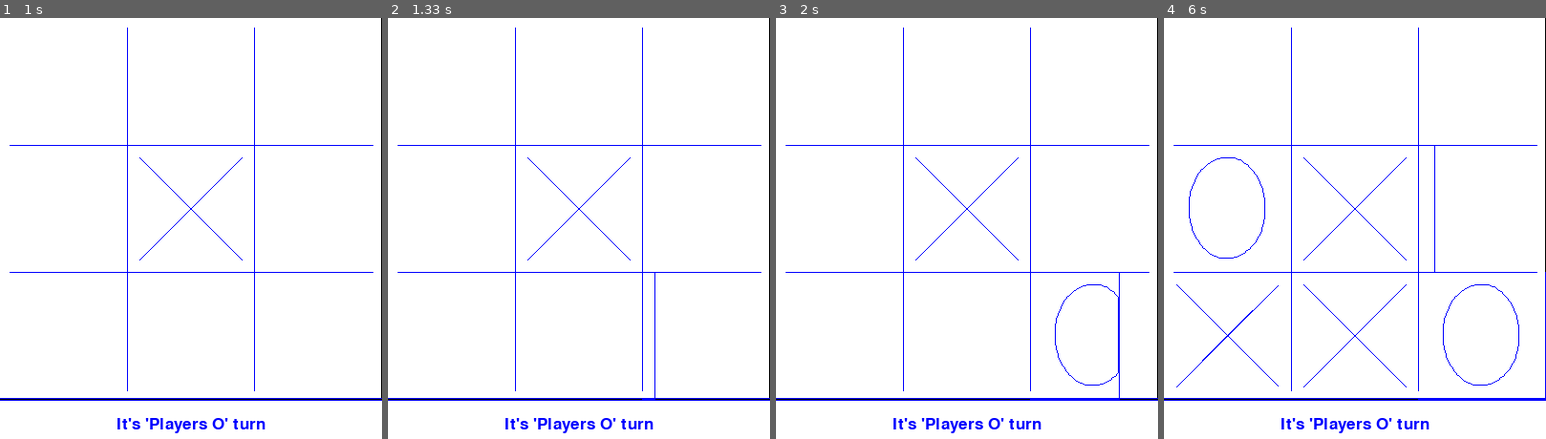
Above: before the commit, frames 1-4 (left to right).
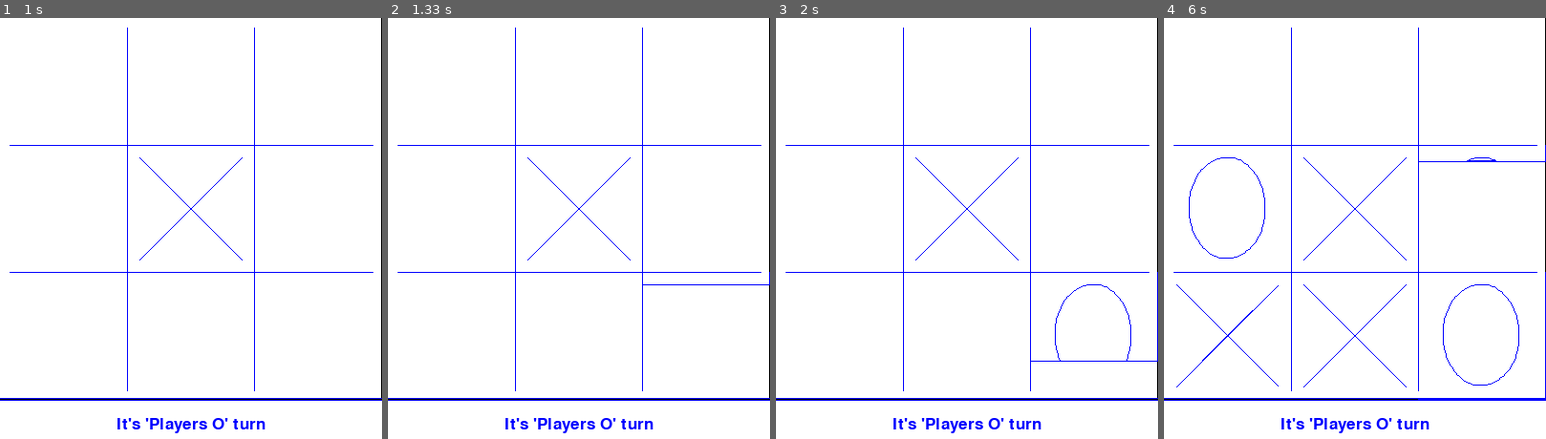
Above: after the commit, the same moments.

Repository: RomanRetsen/Animated-Tic-Tac-Toe-in-Pygame
Game: pygame game, started from my_game.py
The game is run twice, just before and just after one commit, with the same random seed, the same clock (stepped at 60 frames per second) and the same inputs.
Inputs (mouse positions are in pixels of both pictures, inside the frame that each line leads up to):
- Up to frame 1 (1 s): click (191, 232) at 0.38 s
- Up to frame 2 (1.33 s): click (716, 384) at 1.22 s
- Up to frame 3 (2 s): no input
- Up to frame 4 (6 s): click (1355, 283) at 2.55 s; click (1225, 207) at 3.95 s; click (1263, 308) at 5.18 s; click (1481, 207) at 5.85 s

Frame 1 is identical in both runs. In frame 2, 0.2% of the frame differs, in the area x 66-100%, y 60-91%; in frame 3, 0.4%; in frame 4, 0.2%.

Commit message:
5-th animation function for "O" was added

Diff:
--- a/ClickArea.py
+++ b/ClickArea.py
@@ -22,7 +22,7 @@
 
         #list of functions of drawing sign "O"  to random pick from.
         self.oFunc = [self.drawing_click_area_o, self.drawing_click_area_o2, self.drawing_click_area_o3,
-                      self.drawing_click_area_o4]
+                      self.drawing_click_area_o4, self.drawing_click_area_o5]
 
         #list of functions of drawing sign "X"  to random pick from.
         self.xFunc = [self.drawing_click_area_x, self.drawing_click_area_x2, self.drawing_click_area_x3]
@@ -43,6 +43,7 @@
         self.currentx1 = self.x1_1
         self.currentx2 = self.x2_1
         self.growingx = 0
+        self.growingy = 0
 
     def clickAreaResetO(self):
         self.ellipseAnimationSlice = 0
@@ -63,6 +64,7 @@
         self.x_half = self.x + int(self.width /2 )
         self.y_half = self.y + int(self.height /2 )
         self.growingx = 0
+        self.growingy = 0
         # slope and b info needed for line formula
         self.slope1 =  (self.y1_2 - self.y1_1) / (self.x1_2 - self.x1_1)
         self.b1 = self.y1_2 - self.slope1 * self.x1_2
@@ -123,8 +125,8 @@
         return int((x * slope) + b)
 
     def randomChooseOFunc(self):
-        # self.chosenOFunc = self.oFunc[random.randint(0, len(self.oFunc) - 1)]
-        self.chosenOFunc = self.oFunc[3]
+        self.chosenOFunc = self.oFunc[random.randint(0, len(self.oFunc) - 1)]
+        # self.chosenOFunc = self.oFunc[4]
         if self.chosenOFunc.__name__ == 'drawing_click_area_o':
             pass
         elif self.chosenOFunc.__name__ == 'drawing_click_area_o2':
@@ -244,19 +246,46 @@
                                          (self.ellipseDotsBlip[-1][1]))
             #drawing ellipses dots that were bypassed by scanning line
 
-            if len(self.ellipseDotsBlip) >= 0:
-                for index in range(len(self.ellipseDotsBlip) - 1):
-                    pygame.draw.line(self.screen, self.linecolor, (self.ellipseDotsBlip[index][1]),
-                                     (self.ellipseDotsBlip[index + 1][1]))
+            for index in range(len(self.ellipseDotsBlip) - 1):
+                pygame.draw.line(self.screen, self.linecolor, (self.ellipseDotsBlip[index][1]),
+                                 (self.ellipseDotsBlip[index + 1][1]))
 
             self.growingx += 1
-
-        else:
-            if len(self.ellipseDotsBlip) >= 0:
-                for index in range(len(self.ellipseDotsBlip) - 1):
-                    pygame.draw.line(self.screen, self.linecolor, (self.ellipseDotsBlip[index][1]),
-                                     (self.ellipseDotsBlip[index + 1][1]))
+        else:
+            for index in range(len(self.ellipseDotsBlip) - 1):
+                pygame.draw.line(self.screen, self.linecolor, (self.ellipseDotsBlip[index][1]),
+                                 (self.ellipseDotsBlip[index + 1][1]))
             pygame.draw.line(self.screen, self.linecolor, (self.ellipseDotsBlip[0][1]),
                              (self.ellipseDotsBlip[-1][1]))
             self.state = 'o'
             self.g_stats.drawing_click_area = False
+
+    def drawing_click_area_o5(self):
+        self.draw_click_area_blank()
+
+        if self.y + self.growingy <= self.y + self.height:
+            pygame.draw.line(self.screen, self.linecolor, (self.x, self.y + self.growingy),
+                             (self.x + self.width, self.y + self.growingy))
+            #adding ellipses dots that have same y param
+            for dot in self.ellipseDots:
+                if dot[1][1] == self.y + self.growingy:
+                    bisect.insort(self.ellipseDotsBlip, dot)
+                else:
+                    if len(self.ellipseDotsBlip) > 1:
+                        pygame.draw.line(self.screen, self.linecolor, (self.ellipseDotsBlip[0][1]),
+                                         (self.ellipseDotsBlip[-1][1]))
+            #drawing ellipses dots that were bypassed by scanning line
+
+            for index in range(len(self.ellipseDotsBlip) - 1):
+                pygame.draw.line(self.screen, self.linecolor, (self.ellipseDotsBlip[index][1]),
+                                 (self.ellipseDotsBlip[index + 1][1]))
+
+            self.growingy += 1
+        else:
+            for index in range(len(self.ellipseDotsBlip) - 1):
+                pygame.draw.line(self.screen, self.linecolor, (self.ellipseDotsBlip[index][1]),
+                                 (self.ellipseDotsBlip[index + 1][1]))
+            pygame.draw.line(self.screen, self.linecolor, (self.ellipseDotsBlip[0][1]),
+                             (self.ellipseDotsBlip[-1][1]))
+            self.state = 'o'
+            self.g_stats.drawing_click_area = False
